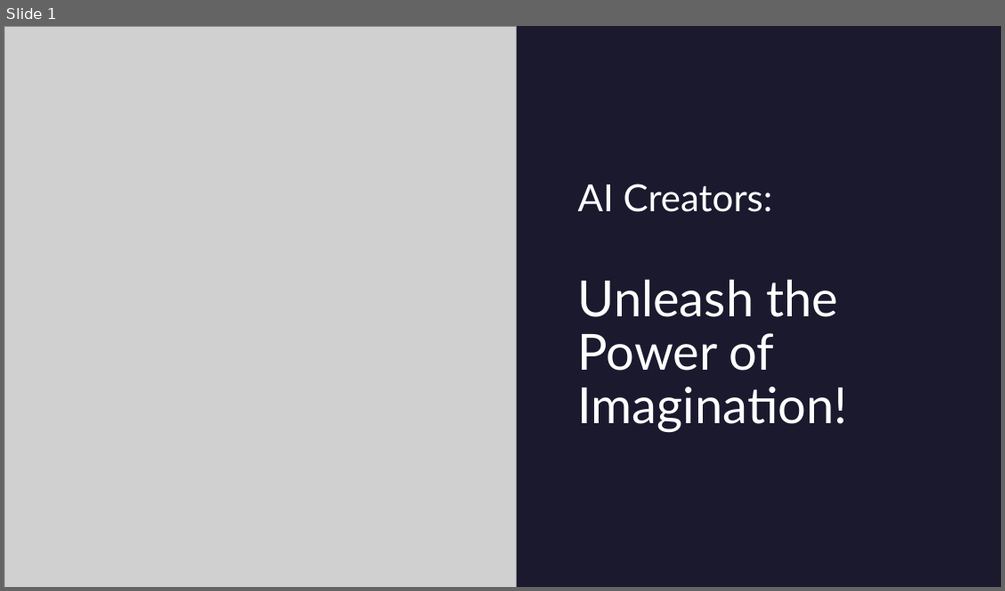
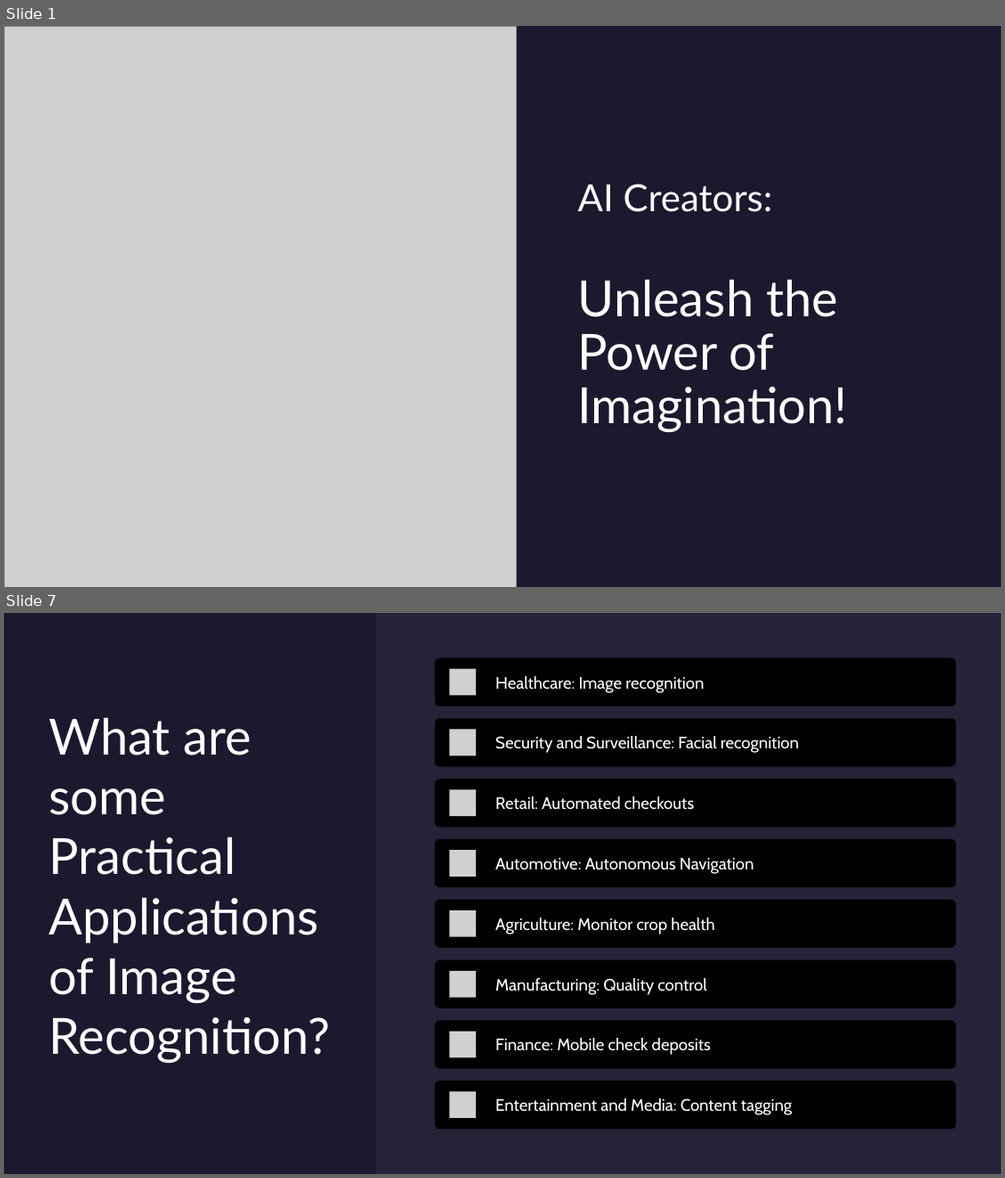
Before and after one commit to dseefeld/microbit, a slide deck: AICreators-JamestownEvent.pptx. Shown one above the other, each under a label of ours: slide 1 before the commit, slides 1 and 7 after it; the slides between them are not shown. The pictures are 1005x591 and 1005x1178 pixels, drawn with LibreOffice and Linux fonts; fonts in the diff are those of the drawing; grey boxes stand for pictures. Boxes give left, top, right and bottom in pixels: in the first picture for what was removed or moved away, otherwise in the second. Text is boxed around its words. In the diff, an @@ line names an element or a change of style, - is before the commit and + after.

Commit message:
Upload image intro

```diff
--- a/AICreators-JamestownEvent.pptx
+++ b/AICreators-JamestownEvent.pptx
@@ slide 7 added at (4,613,1001,1174), background #1B192E @@
@@ rectangle added at (4,613,1001,1174), fill #1B192E @@
@@ rectangle added at (376,613,1001,1174), fill #E4E3F0 at 5% opacity @@
@@ title added at (49,717,331,1062), 48 pt, text #FFFFFF @@
+What are some Practical Applications of Image Recognition?
@@ group added at (435,657,956,1129): 8 rounded rectangles, 8 pictures, 8 texts @@
+Healthcare: Image recognition
+Security and Surveillance: Facial recognition
+Retail: Automated checkouts
+Automotive: Autonomous Navigation
+Agriculture: Monitor crop health
+Manufacturing: Quality control
+Finance: Mobile check deposits
+Entertainment and Media: Content tagging
```
Also in this commit, not shown: 5 other slides added.
